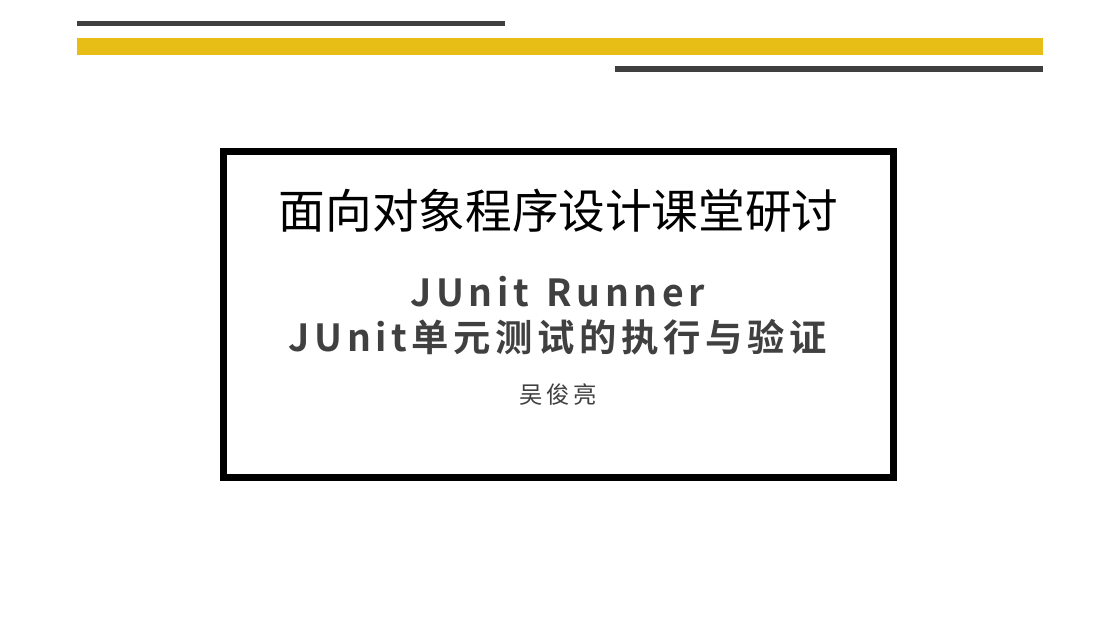
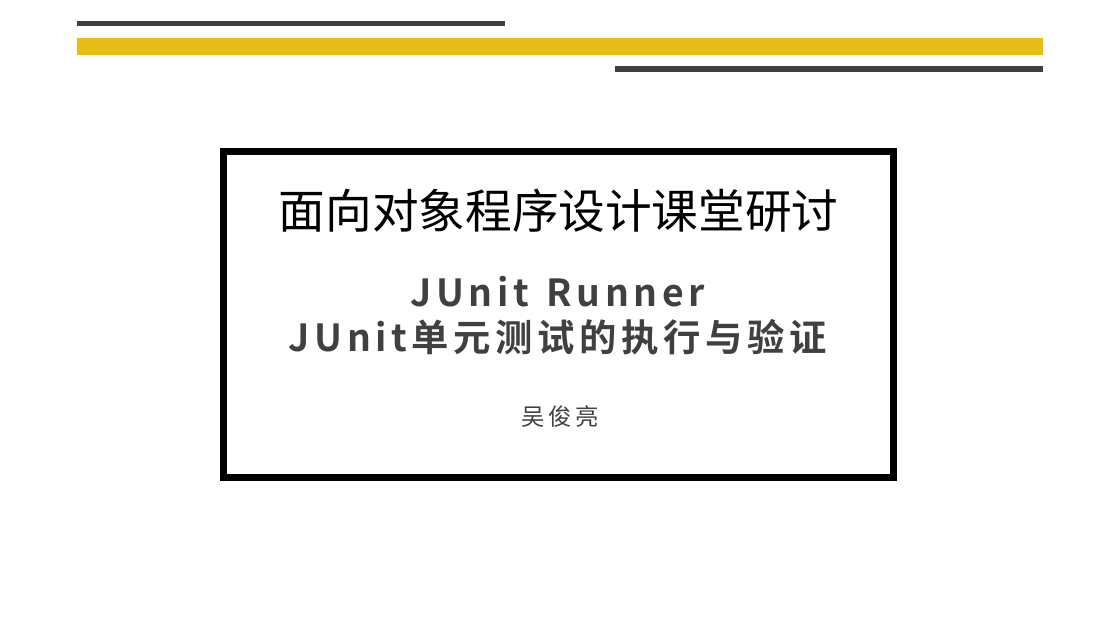
Before and after one commit to liangliang678/UCAS_OOP, a slide deck: slide 1 of Assignment2/课堂研讨.pptx. Drawn at 1120x630 pixels with LibreOffice and Linux fonts; fonts in the diff are those of the drawing; background and template pictures are left out. Boxes give left, top, right and bottom in pixels: in the first picture for what was removed or moved away, otherwise in the second. Text is boxed around its words. In the diff, an @@ line names an element or a change of style, - is before the commit and + after.

```diff
--- a/Assignment2/课堂研讨.pptx
+++ b/Assignment2/课堂研讨.pptx
@@ text "吴俊亮": place and size @@
-text "吴俊亮" at box(519, 383, 596, 405)
+text "吴俊亮" at box(521, 405, 598, 427)
```
Also in this commit, not shown: 2 other slides changed, 14 slides added.
